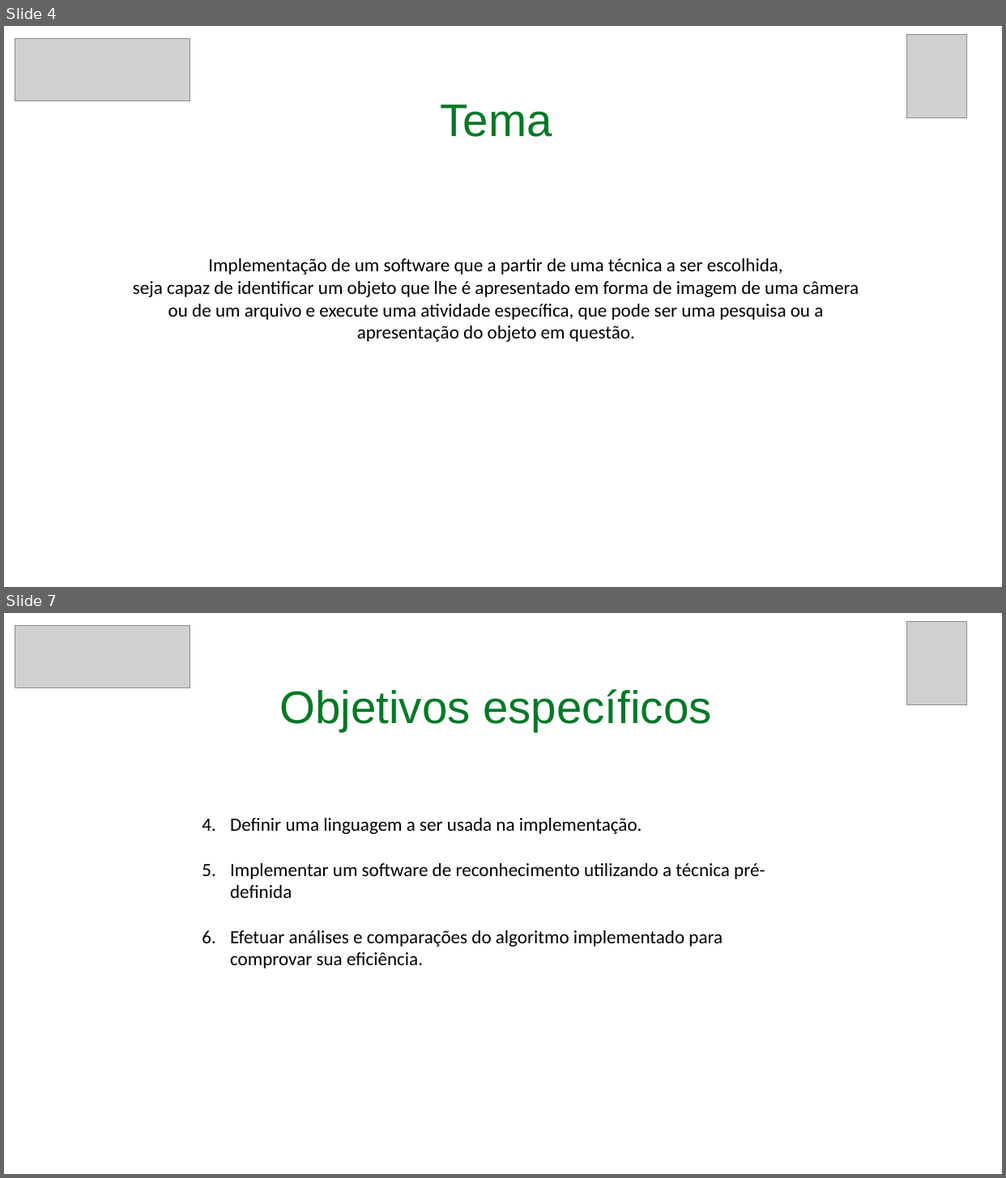
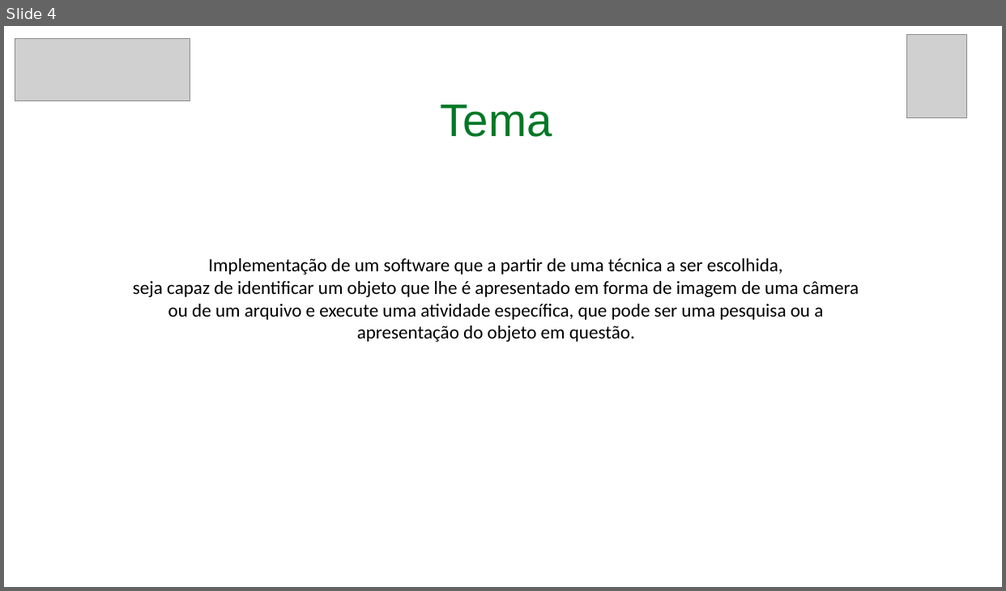
Before and after one commit to RoDiLki/TCC, a slide deck: Seminário 01.pptx. Shown one above the other, each under a label of ours: slides 4 and 7 before the commit, slide 4 after it; the slides between them are not shown. The pictures are 1006x1178 and 1006x591 pixels, drawn with LibreOffice and Linux fonts; fonts in the diff are those of the drawing; grey boxes stand for pictures. Boxes give left, top, right and bottom in pixels: in the first picture for what was removed or moved away, otherwise in the second. Text is boxed around its words. In the diff, an @@ line names an element or a change of style, - is before the commit and + after.

```diff
--- a/Seminário 01.pptx
+++ b/Seminário 01.pptx
@@ slide 7 removed at bbox=[4, 613, 1002, 1174], background #FFFFFF @@
@@ picture removed at bbox=[15, 626, 189, 688] @@
@@ picture removed at bbox=[907, 621, 967, 705] @@
@@ text removed at bbox=[279, 689, 711, 731] @@
-Objetivos específicos
@@ text removed at bbox=[230, 818, 765, 969] @@
-4. Definir uma linguagem a ser usada na implementação.
-5. Implementar um software de reconhecimento utilizando a técnica pré-definida
-6. Efetuar análises e comparações do algoritmo implementado para comprovar sua eficiência.
```
Also in this commit, not shown: 7 slides changed, 1 slide added, 1 other slide removed.
